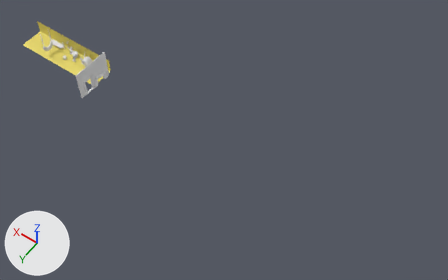
One commit to the Blender file 3D/props+simulation.blend: the scene before it, then after it.
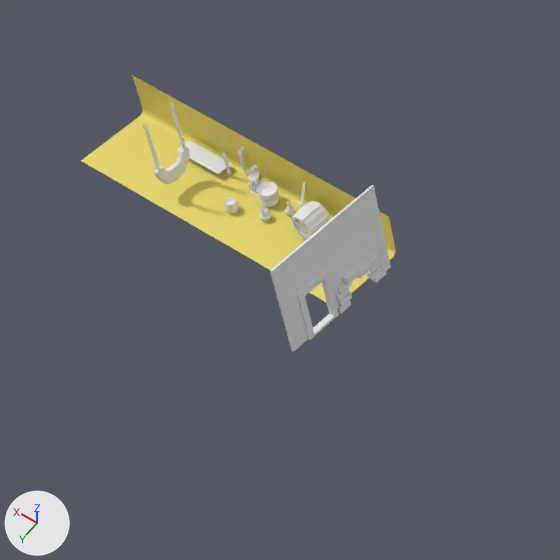
The first picture shows the older version from a 50 mm lens placed at (-633.0, 444.0, 715.0), pointed at (-314.0, -4.0, 12.0). The close-ups show both versions on the part from 0% to 35% of the width and 0% to 56% of the height of that picture; other places that the commit changed are outside them. The axes (+X, +Y, +Z) are drawn at lower left. The lights are the same throughout.

The first close-up shows 'BIGBARREL', 'CSCYTHE', 'Plane', 'Plane.003', 'vægcrouchoderdør'.
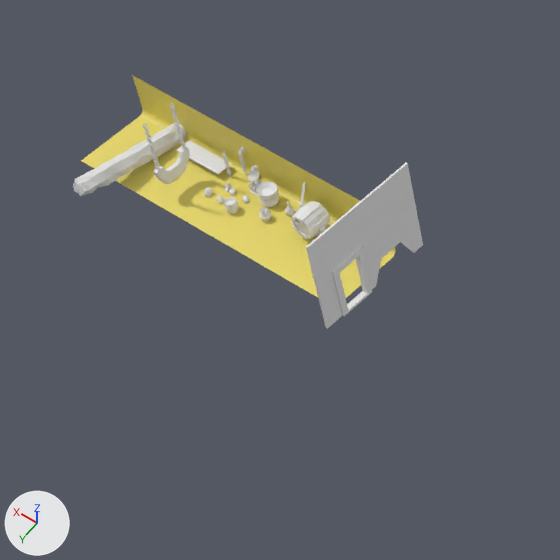
Where the newer file only moved an object's origin or applied its transform, the numbers keep the older frame.

Changed parts and their boxes [x1, y1, x2, y2] in the close-ups (560 x 560 px):
'vægcrouchoderdør', deleted
    before: [270, 185, 391, 352]
'vægcrouchoderdør.002', added
    after: [306, 163, 423, 329]
'Cylinder.007', added
    after: [73, 123, 187, 197]
'Icosphere.002', added
    after: [204, 187, 212, 197]
'Icosphere.003', added
    after: [224, 182, 231, 192]
'Icosphere.001', added
    after: [217, 195, 224, 203]
'stonefinal', added
    after: [243, 195, 249, 203]
'stonefinal.001', added
    after: [229, 188, 236, 195]

The change, as a diff of the scene's bpy script:
```diff
--- a/3D/props+simulation.blend.py
+++ b/3D/props+simulation.blend.py
@@ me_cylinder_011 @@
+me_cylinder_011.from_pydata(...)  # 208 vertices, 197 faces; spans x -4.7..4.4, y -4.4..4.9, z -4.9..58.0
@@ me_icosphere_004 @@
+me_icosphere_004.from_pydata(...)  # 42 vertices, 80 faces; spans x -2.07..1.59, y -1.69..1.72, z -1.76..1.62
@@ me_icosphere_005 @@
+me_icosphere_005.from_pydata(...)  # 42 vertices, 80 faces; spans x -2.07..1.79, y -2.62..1.72, z -2.1..1.62
@@ me_icosphere_001 @@
+me_icosphere_001.from_pydata(...)  # 42 vertices, 80 faces; spans x -1.79..1.59, y -1.61..1.72, z -1.32..1.2
@@ me_icosphere_006 @@
+me_icosphere_006.from_pydata(...)  # 42 vertices, 80 faces; spans x -2.48..2.59, y -1.64..2.34, z -1.28..1.61
@@ me_cube_006 @@
+me_cube_006.from_pydata(...)  # 190 vertices, 184 faces, 1 loose edge; spans x -31.2..31.2, y -25.0..24.9, z -1.5..1.5
@@ ob_vægcrouchoderdør @@
-ob_vægcrouchoderdør = bpy.data.objects.new('vægcrouchoderdør', me_cube_012)
-ob_vægcrouchoderdør.location = (-82.6, 18.7, 25.0)
-ob_vægcrouchoderdør.rotation_euler = (1.571, 0.0, 1.571)  # degrees (90, 0, 90)
-ob_vægcrouchoderdør.scale = (31.2, 24.9, 0.497)
@@ ob_cylinder_007 @@
+ob_cylinder_007 = bpy.data.objects.new('Cylinder.007', me_cylinder_011)
+ob_cylinder_007.location = (54.4, -15.9, 2.9)
+ob_cylinder_007.rotation_euler = (-1.405, 0.0, 0.0)  # degrees (-81, 0, 0)
@@ ob_icosphere_001 @@
+ob_icosphere_001 = bpy.data.objects.new('Icosphere.001', me_icosphere_004)
+ob_icosphere_001.location = (7.8, 1.5, 1.2)
+ob_icosphere_001.rotation_euler = (-2.332, -0.23, 3.178)  # degrees (-134, -13, 182)
@@ ob_icosphere_002 @@
+ob_icosphere_002 = bpy.data.objects.new('Icosphere.002', me_icosphere_005)
+ob_icosphere_002.location = (15.9, 1.1, 1.9)
+ob_icosphere_002.rotation_euler = (0.546, -0.144, 2.921)  # degrees (31, -8.3, 167)
@@ ob_stonefinal_001 @@
+ob_stonefinal_001 = bpy.data.objects.new('stonefinal.001', me_icosphere_001)
+ob_stonefinal_001.location = (7.0, -5.6, 0.8)
+ob_stonefinal_001.rotation_euler = (-2.935, 0.401, -3.053)  # degrees (-168, 23, -175)
@@ ob_stonefinal @@
+ob_stonefinal = bpy.data.objects.new('stonefinal', me_icosphere_001.copy())
+ob_stonefinal.location = (-1.3, -5.6, 0.8)
+ob_stonefinal.rotation_euler = (-2.935, 0.401, -3.053)  # degrees (-168, 23, -175)
@@ ob_icosphere_003 @@
+ob_icosphere_003 = bpy.data.objects.new('Icosphere.003', me_icosphere_006)
+ob_icosphere_003.location = (11.7, -6.8, 0.1)
+ob_icosphere_003.rotation_euler = (1.622, 0.747, 2.174)  # degrees (93, 43, 125)
@@ ob_vægcrouchoderdør_002 @@
+ob_vægcrouchoderdør_002 = bpy.data.objects.new('vægcrouchoderdør.002', me_cube_006)
+ob_vægcrouchoderdør_002.location = (-85.2, 0.0, 25.0)
+ob_vægcrouchoderdør_002.rotation_euler = (1.571, 0.0, 1.571)  # degrees (90, 0, 90)
```
